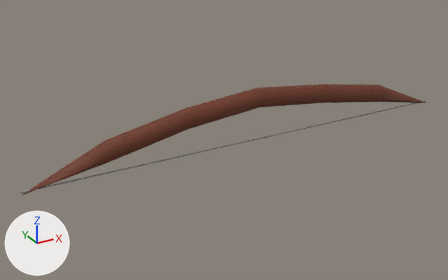
The Blender file Assets/Prefabs/BlenderModels/bow.blend as it was, and as the next commit left it.
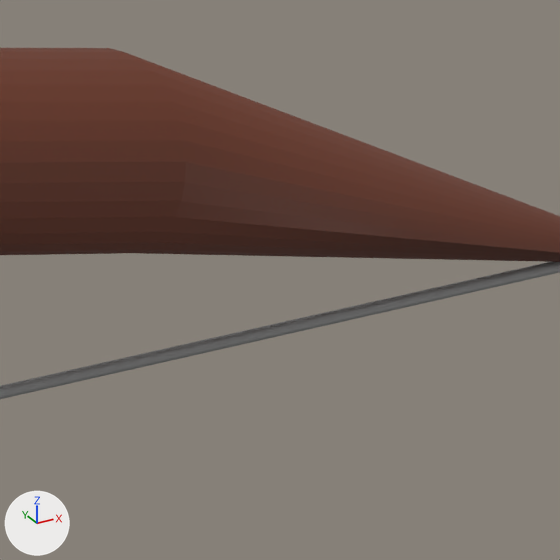
The first picture shows the older version from a 50 mm lens placed at (-1.47, -2.34, 2.17), pointed at (-0.16, 0.04, 0.98). The close-ups show both versions on the part from 82% to 93% of the width and 29% to 46% of the height of that picture. Lighting does not change. The marker at lower left points along +X, +Y and +Z.
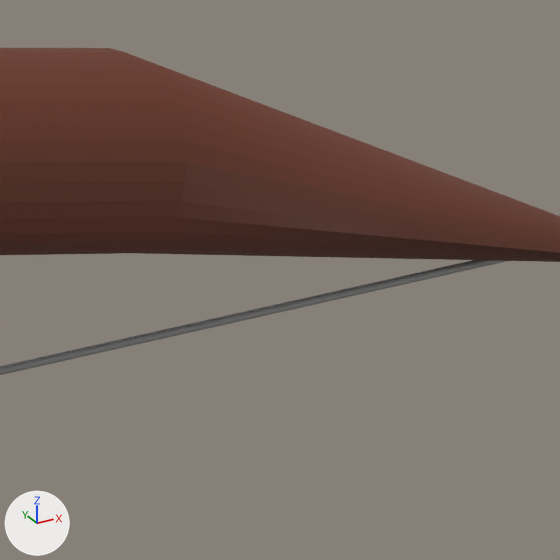
The newer file is also rescaled (x1.5), turned or shifted as a whole; pictures and numbers use the older file's frame.

Changed parts and their boxes (x1, y1, x2, y2) in the close-ups (560 x 560 px):
```json
{"object": "Cylinder.001", "change": "moved, rescaled", "before": [0, 262, 560, 399], "after": [0, 260, 506, 375]}
```

Edits to the scene script, one JSON object a line:
```json
{"op": "set", "path": "ob_cylinder_001.location", "old": "(0.0, 0.0, 0.9673)", "new": "(0.0142, 0.0, 0.9782)"}
{"op": "set", "path": "ob_cylinder_001.scale", "old": "(0.003, 0.003, 1.11)", "new": "(0.002, 0.002, 1.07)"}
```
